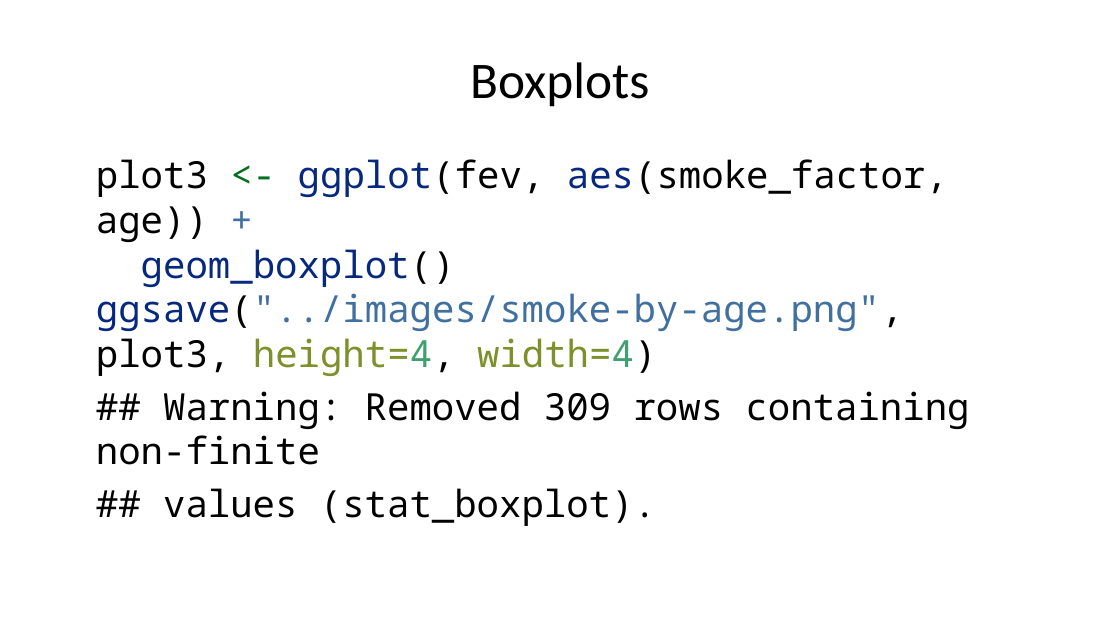
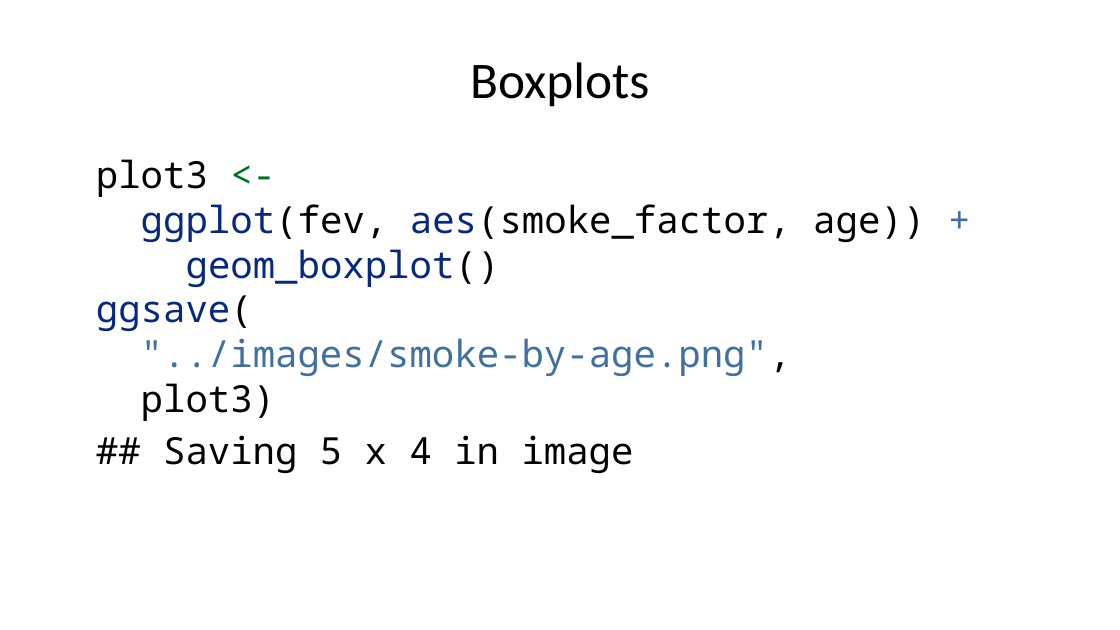
Before and after one commit to pmean/classes, a slide deck: slide 21 of introduction-to-r/results/v05-slides-and-speaker-notes.pptx. Drawn at 1120x630 pixels with LibreOffice and Linux fonts; fonts in the diff are those of the drawing. Boxes give left, top, right and bottom in pixels: in the first picture for what was removed or moved away, otherwise in the second. Text is boxed around its words. In the diff, an @@ line names an element or a change of style, - is before the commit and + after.

```diff
--- a/introduction-to-r/results/v05-slides-and-speaker-notes.pptx
+++ b/introduction-to-r/results/v05-slides-and-speaker-notes.pptx
@@ text at (x1=96, y1=159, x2=925, y2=473): text changed @@
-plot3 <- ggplot(fev, aes(smoke_factor, age)) +
-geom_boxplot()
-ggsave("../images/smoke-by-age.png", plot3, height=4, width=4)
-## Warning: Removed 309 rows containing non-finite
-## values (stat_boxplot).
+plot3 <-
+ggplot(fev, aes(smoke_factor, age)) +
+geom_boxplot()
+ggsave(
+"../images/smoke-by-age.png",
+plot3)
+## Saving 5 x 4 in image
```
Also in this commit, not shown: 16 other slides changed, 2 slides added, 9 other files.
